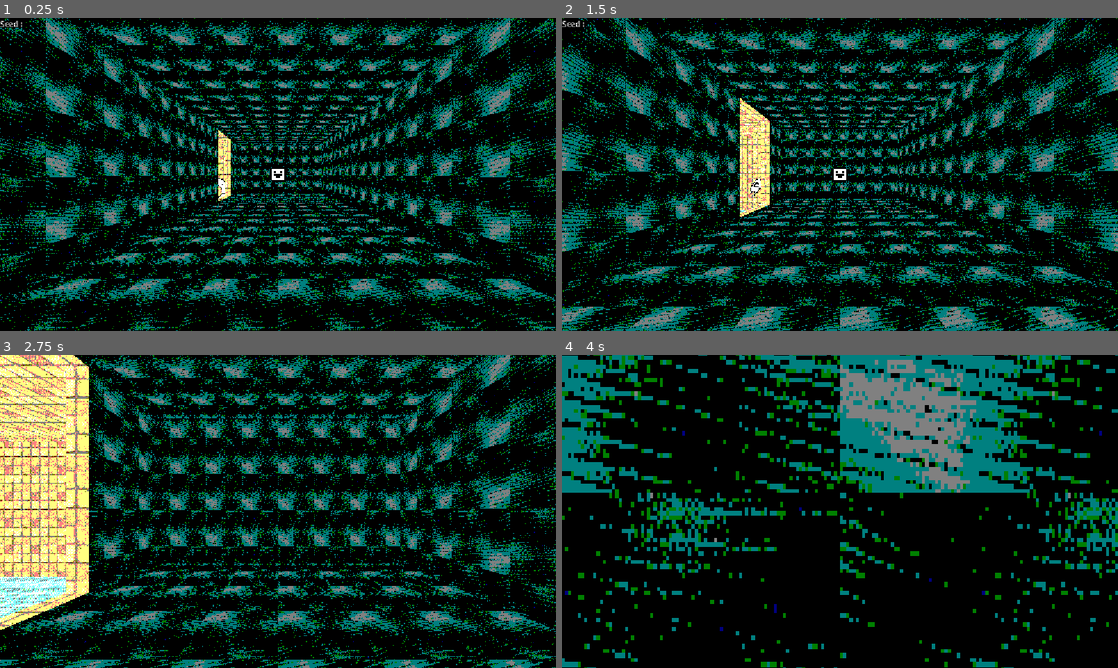
Above: before the commit, frames 1-4 (two rows, left to right).
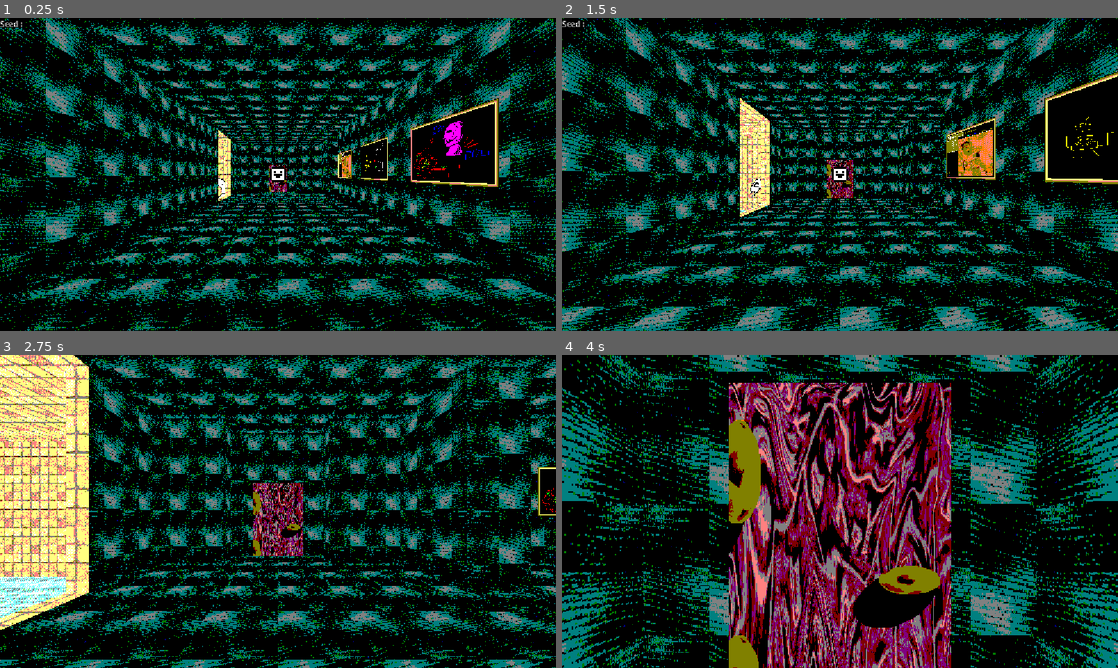
Above: after the commit, the same moments.

Repository: CrimsoneArt/REALAND-Walking-Sim
Game: Godot game, scene res://Scenes/BathHouseScene.tscn
Two runs of this game, one before a commit and one after it. Both use one fixed random seed, a clock stepped at 60 frames per second and the inputs below. This scene is started directly instead of the project's main scene.
Inputs (mouse positions are in pixels of both pictures, inside the frame that each line leads up to):
- Up to frame 1 (0.25 s): no input
- Up to frame 2 (1.5 s): tap Enter (Enter) at 0.5, 0.6 s; move the mouse to (867, 174) at 0.52 s; hold W (Up) from 0.53 s (still down); move the mouse to (812, 174) at 1.27 s; tap T (PinchCheek) at 1.35 s
- Up to frame 3 (2.75 s): keep holding W (Up); move the mouse to (289, 505) at 2.02 s; hold Tab (ShowOrHideUI) from 2.03 s (still down)
- Up to frame 4 (4 s): keep holding W (Up); move the mouse to (834, 517) at 2.77 s; release Tab (ShowOrHideUI) at 2.78 s; tap Enter (Enter) at 2.85 s; move the mouse to (878, 514) at 3.52 s; tap T (PinchCheek) at 3.6 s

The runs differ from the first frame. In frame 1, 2.8% of the frame differs, in the area x 46-90%, y 25-59%; in frame 2, 4.6%; in frame 3, 11%; in frame 4, 56%, in the area x 0-100%, y 0-100%.
Error in both runs: Attempt to call function 'load_regular_scene' in base 'null instance' on a null instance. (res://Player/Player.gd:39)

Commit message:
Added more rooms to the bath house

Diff:
--- /dev/null
+++ b/Materials/Steel2.tres
@@ -0,0 +1,8 @@
+[gd_resource type="StandardMaterial3D" format=3 uid="uid://bo7m8nb6elmrx"]
+
+[ext_resource type="Texture2D" uid="uid://ba0mu0lpr3vj0" path="res://Materials/Steel1.png" id="1_2ct3l"]
+
+[resource]
+shading_mode = 0
+albedo_texture = ExtResource("1_2ct3l")
+texture_filter = 0
--- a/Scenes/BathHouseScene.tscn
+++ b/Scenes/BathHouseScene.tscn
@@ -1,6 +1,7 @@
 [gd_scene format=3 uid="uid://nv5ka4nmaan1"]
 
 [ext_resource type="Material" uid="uid://cpk0t0a2ohu4q" path="res://Materials/Steel1.tres" id="1_lj2xx"]
+[ext_resource type="Material" uid="uid://bo7m8nb6elmrx" path="res://Materials/Steel2.tres" id="2_olkik"]
 [ext_resource type="PackedScene" uid="uid://igw0ct71j4e2" path="res://Player/Player.tscn" id="2_w4nsc"]
 [ext_resource type="Material" uid="uid://dds6phg6f6tm0" path="res://Materials/DimensionMaterials/Bricks3.tres" id="3_b74tl"]
 [ext_resource type="PackedScene" uid="uid://d1ksqf1x4ne3g" path="res://Materials/Props/Water.tscn" id="4_b74tl"]
@@ -9,7 +10,12 @@
 [ext_resource type="PackedScene" uid="uid://dnkqq7a64apra" path="res://Materials/Props/SmokingGuy.tscn" id="7_odyps"]
 [ext_resource type="Texture2D" uid="uid://b2tvr74xtaw4x" path="res://Materials/SmokingSign.png" id="8_xna5b"]
 [ext_resource type="PackedScene" uid="uid://7kk7mje4ksul" path="res://Materials/Props/ShitCum.tscn" id="9_m0gko"]
+[ext_resource type="Texture2D" uid="uid://7awha214djxu" path="res://Materials/Props/Paintings1.png" id="10_c8crs"]
 [ext_resource type="PackedScene" uid="uid://c254xj3vwsk0s" path="res://Materials/Props/StarProp.tscn" id="10_j0mrm"]
+[ext_resource type="PackedScene" uid="uid://dwqol8w28tgyb" path="res://Objects/Door/DoorObject.tscn" id="11_qe5fl"]
+[ext_resource type="Texture2D" uid="uid://dgxc0wvrxksyd" path="res://Materials/Props/Paintings2.png" id="11_uu1jy"]
+[ext_resource type="Texture2D" uid="uid://bgujast7hwk2e" path="res://Materials/Props/Paintings3.png" id="12_pybu5"]
+[ext_resource type="Script" uid="uid://cbgpvmrkx1dw3" path="res://Objects/ObjectComponents/ObjectVariablesComponent.gd" id="12_rqume"]
 
 [node name="BathHouseScene" type="Node3D" unique_id=223852037]
 
@@ -28,6 +34,159 @@
 size = Vector3(6.8339844, 4.069824, 7)
 material = ExtResource("1_lj2xx")
 
+[node name="CSGBox3D10" type="CSGBox3D" parent="CSGCombiner3D" unique_id=605350972]
+transform = Transform3D(1, 0, 0, 0, 1, 0, 0, 0, 1, -8, 1.5349121, 10.690918)
+flip_faces = true
+size = Vector3(6.8339844, 4.069824, 12)
+material = ExtResource("1_lj2xx")
+
+[node name="CSGBox3D11" type="CSGBox3D" parent="CSGCombiner3D" unique_id=971650745]
+transform = Transform3D(1, 0, 0, 0, 1, 0, 0, 0, 1, -10.981689, 1, 15.190918)
+operation = 2
+flip_faces = true
+size = Vector3(0.87060547, 3, 0.9355469)
+material = ExtResource("2_olkik")
+
+[node name="CSGBox3D12" type="CSGBox3D" parent="CSGCombiner3D" unique_id=1961337296]
+transform = Transform3D(1, 0, 0, 0, 1, 0, 0, 0, 1, -10.981689, 1, 14.190918)
+operation = 2
+flip_faces = true
+size = Vector3(0.87060547, 3, 0.9355469)
+material = ExtResource("2_olkik")
+
+[node name="CSGBox3D13" type="CSGBox3D" parent="CSGCombiner3D" unique_id=656036297]
+transform = Transform3D(1, 0, 0, 0, 1, 0, 0, 0, 1, -10.981689, 1, 13.190918)
+operation = 2
+flip_faces = true
+size = Vector3(0.87060547, 3, 0.9355469)
+material = ExtResource("2_olkik")
+
+[node name="CSGBox3D14" type="CSGBox3D" parent="CSGCombiner3D" unique_id=953211985]
+transform = Transform3D(1, 0, 0, 0, 1, 0, 0, 0, 1, -10.981689, 1, 12.190918)
+operation = 2
+flip_faces = true
+size = Vector3(0.87060547, 3, 0.9355469)
+material = ExtResource("2_olkik")
+
+[node name="CSGBox3D15" type="CSGBox3D" parent="CSGCombiner3D" unique_id=326750250]
+transform = Transform3D(1, 0, 0, 0, 1, 0, 0, 0, 1, -10.981689, 1, 11.190918)
+operation = 2
+flip_faces = true
+size = Vector3(0.87060547, 3, 0.9355469)
+material = ExtResource("2_olkik")
+
+[node name="CSGBox3D16" type="CSGBox3D" parent="CSGCombiner3D" unique_id=1314752744]
+transform = Transform3D(1, 0, 0, 0, 1, 0, 0, 0, 1, -10.981689, 1, 10.190918)
+operation = 2
+flip_faces = true
+size = Vector3(0.87060547, 3, 0.9355469)
+material = ExtResource("2_olkik")
+
+[node name="CSGBox3D17" type="CSGBox3D" parent="CSGCombiner3D" unique_id=1819425705]
+transform = Transform3D(1, 0, 0, 0, 1, 0, 0, 0, 1, -10.981689, 1, 9.190918)
+operation = 2
+flip_faces = true
+size = Vector3(0.87060547, 3, 0.9355469)
+material = ExtResource("2_olkik")
+
+[node name="CSGBox3D18" type="CSGBox3D" parent="CSGCombiner3D" unique_id=1747645598]
+transform = Transform3D(1, 0, 0, 0, 1, 0, 0, 0, 1, -10.981689, 1, 8.190918)
+operation = 2
+flip_faces = true
+size = Vector3(0.87060547, 3, 0.9355469)
+material = ExtResource("2_olkik")
+
+[node name="CSGBox3D19" type="CSGBox3D" parent="CSGCombiner3D" unique_id=28777152]
+transform = Transform3D(1, 0, 0, 0, 1, 0, 0, 0, 1, -10.981689, 1, 7.190918)
+operation = 2
+flip_faces = true
+size = Vector3(0.87060547, 3, 0.9355469)
+material = ExtResource("2_olkik")
+
+[node name="CSGBox3D20" type="CSGBox3D" parent="CSGCombiner3D" unique_id=1663372870]
+transform = Transform3D(1, 0, 0, 0, 1, 0, 0, 0, 1, -10.981689, 1, 6.190918)
+operation = 2
+flip_faces = true
+size = Vector3(0.87060547, 3, 0.9355469)
+material = ExtResource("2_olkik")
+
+[node name="CSGBox3D28" type="CSGBox3D" parent="CSGCombiner3D" unique_id=1960344140]
+transform = Transform3D(1, 0, 0, 0, 1, 0, 0, 0, 1, -7.9816895, 1, 13.190918)
+operation = 2
+flip_faces = true
+size = Vector3(0.87060547, 3, 0.9355469)
+material = ExtResource("2_olkik")
+
+[node name="CSGBox3D29" type="CSGBox3D" parent="CSGCombiner3D" unique_id=1354080737]
+transform = Transform3D(1, 0, 0, 0, 1, 0, 0, 0, 1, -7.9816895, 1, 12.190918)
+operation = 2
+flip_faces = true
+size = Vector3(0.87060547, 3, 0.9355469)
+material = ExtResource("2_olkik")
+
+[node name="CSGBox3D30" type="CSGBox3D" parent="CSGCombiner3D" unique_id=209681308]
+transform = Transform3D(1, 0, 0, 0, 1, 0, 0, 0, 1, -7.9816895, 1, 11.190918)
+operation = 2
+flip_faces = true
+size = Vector3(0.87060547, 3, 0.9355469)
+material = ExtResource("2_olkik")
+
+[node name="CSGBox3D31" type="CSGBox3D" parent="CSGCombiner3D" unique_id=617907845]
+transform = Transform3D(1, 0, 0, 0, 1, 0, 0, 0, 1, -7.9816895, 1, 10.190918)
+operation = 2
+flip_faces = true
+size = Vector3(0.87060547, 3, 0.9355469)
+material = ExtResource("2_olkik")
+
+[node name="CSGBox3D32" type="CSGBox3D" parent="CSGCombiner3D" unique_id=507172965]
+transform = Transform3D(1, 0, 0, 0, 1, 0, 0, 0, 1, -7.9816895, 1, 9.190918)
+operation = 2
+flip_faces = true
+size = Vector3(0.87060547, 3, 0.9355469)
+material = ExtResource("2_olkik")
+
+[node name="CSGBox3D33" type="CSGBox3D" parent="CSGCombiner3D" unique_id=381988434]
+transform = Transform3D(1, 0, 0, 0, 1, 0, 0, 0, 1, -7.9816895, 1, 8.190918)
+operation = 2
+flip_faces = true
+size = Vector3(0.87060547, 3, 0.9355469)
+material = ExtResource("2_olkik")
+
+[node name="CSGBox3D21" type="CSGBox3D" parent="CSGCombiner3D" unique_id=1893609806]
+transform = Transform3D(1, 0, 0, 0, 1, 0, 0, 0, 1, -4.9816895, 1, 10.190918)
+operation = 2
+flip_faces = true
+size = Vector3(0.87060547, 3, 0.9355469)
+material = ExtResource("2_olkik")
+
+[node name="CSGBox3D22" type="CSGBox3D" parent="CSGCombiner3D" unique_id=1575656664]
+transform = Transform3D(1, 0, 0, 0, 1, 0, 0, 0, 1, -4.9816895, 1, 9.190918)
+operation = 2
+flip_faces = true
+size = Vector3(0.87060547, 3, 0.9355469)
+material = ExtResource("2_olkik")
+
+[node name="CSGBox3D23" type="CSGBox3D" parent="CSGCombiner3D" unique_id=434232499]
+transform = Transform3D(1, 0, 0, 0, 1, 0, 0, 0, 1, -4.9816895, 1, 8.190918)
+operation = 2
+flip_faces = true
+size = Vector3(0.87060547, 3, 0.9355469)
+material = ExtResource("2_olkik")
+
+[node name="CSGBox3D24" type="CSGBox3D" parent="CSGCombiner3D" unique_id=1626415222]
+transform = Transform3D(1, 0, 0, 0, 1, 0, 0, 0, 1, -4.9816895, 1, 7.190918)
+operation = 2
+flip_faces = true
+size = Vector3(0.87060547, 3, 0.9355469)
+material = ExtResource("2_olkik")
+
+[node name="CSGBox3D25" type="CSGBox3D" parent="CSGCombiner3D" unique_id=1144968839]
+transform = Transform3D(1, 0, 0, 0, 1, 0, 0, 0, 1, -4.9816895, 1, 6.190918)
+operation = 2
+flip_faces = true
+size = Vector3(0.87060547, 3, 0.9355469)
+material = ExtResource("2_olkik")
+
 [node name="CSGBox3D2" type="CSGBox3D" parent="CSGCombiner3D" unique_id=1012112891]
 transform = Transform3D(1, 0, 0, 0, 1, 0, 0, 0, 1, 8.333862, 0.5698242, 0.19091797)
 flip_faces = true
@@ -42,6 +201,18 @@
 
 [node name="CSGBox3D6" type="CSGBox3D" parent="CSGCombiner3D" unique_id=688075894]
 transform = Transform3D(1, 0, 0, 0, 1, 0, 0, 0, 1, -4.0635147, 1.5270996, 0.19091797)
+flip_faces = true
+size = Vector3(2.0029297, 4.085449, 3)
+material = ExtResource("1_lj2xx")
+
+[node name="CSGBox3D9" type="CSGBox3D" parent="CSGCombiner3D" unique_id=1213419950]
+transform = Transform3D(1, 0, 0, 0, 1, 0, 0, 0, 1, -4.0635147, 1.5270996, 13.190918)
+flip_faces = true
+size = Vector3(2.0029297, 4.085449, 3)
+material = ExtResource("1_lj2xx")
+
+[node name="CSGBox3D8" type="CSGBox3D" parent="CSGCombiner3D" unique_id=86721071]
+transform = Transform3D(-4.371139e-08, 0, 1, 0, 1, 0, -1, 0, -4.371139e-08, 0, 1.527, 16.758)
 flip_faces = true
 size = Vector3(2.0029297, 4.085449, 3)
 material = ExtResource("1_lj2xx")
@@ -104,8 +275,51 @@
 texture_filter = 0
 texture = ExtResource("8_xna5b")
 
+[node name="Painting1" type="Sprite3D" parent="." unique_id=1962055783]
+transform = Transform3D(-4.371139e-08, 0, 1, 0, 1, 0, -1, 0, -4.371139e-08, -3.25, 1.5, 4)
+pixel_size = 0.005
+texture_filter = 0
+texture = ExtResource("10_c8crs")
+
+[node name="Painting2" type="Sprite3D" parent="." unique_id=1986549580]
+transform = Transform3D(-4.371139e-08, 0, 1, 0, 1, 0, -1, 0, -4.371139e-08, -3.25, 1.5, 7)
+pixel_size = 0.005
+texture_filter = 0
+texture = ExtResource("11_uu1jy")
+
+[node name="Painting4" type="Sprite3D" parent="." unique_id=258747382]
+transform = Transform3D(1, 0, 0, 0, 1, 0, 0, 0, 1, -8, 1.5, 4.75)
+pixel_size = 0.005
+texture_filter = 0
+texture = ExtResource("11_uu1jy")
+
+[node name="Painting5" type="Sprite3D" parent="." unique_id=1016740949]
+transform = Transform3D(-1, 0, -8.742278e-08, 0, 1, 0, 8.742278e-08, 0, -1, -8, 1.5, 16.5)
+pixel_size = 0.005
+texture_filter = 0
+texture = ExtResource("10_c8crs")
+
+[node name="Painting3" type="Sprite3D" parent="." unique_id=241307426]
+transform = Transform3D(-4.371139e-08, 0, 1, 0, 1, 0, -1, 0, -4.371139e-08, -3.25, 1.5, 10)
+pixel_size = 0.005
+texture_filter = 0
+texture = ExtResource("12_pybu5")
+
 [node name="ShitCum" parent="." unique_id=1925477673 instance=ExtResource("9_m0gko")]
 transform = Transform3D(0.70710677, 0, -0.70710677, 0, 1, 0, 0.70710677, 0, 0.70710677, 10.326633, -1.324444, 9.896635)
 
 [node name="StarProp" parent="." unique_id=1364720575 instance=ExtResource("10_j0mrm")]
 transform = Transform3D(-4.371139e-08, 0, 1, 0, 1, 0, -1, 0, -4.371139e-08, 11.445033, -1.5264597, 12.489588)
+
+[node name="DoorObject" parent="." unique_id=322964604 node_paths=PackedStringArray("objectVariablesComponent") instance=ExtResource("11_qe5fl")]
+transform = Transform3D(1, 0, 0, 0, 1, 0, 0, 0, 1, 0, -1, 17.696987)
+objectVariablesComponent = NodePath("ObjectVariablesComponent")
+
+[node name="ObjectVariablesComponent" type="Node" parent="DoorObject" unique_id=1047341976]
+script = ExtResource("12_rqume")
+Variables = Dictionary[String, Variant]({
+"Seed": 314159,
+"SpriteHeight": 2.88,
+"SpriteNumber": 8
+})
+metadata/_custom_type_script = "uid://cbgpvmrkx1dw3"
Binary file added: Materials/Props/Paintings.aseprite
Binary file added: Materials/Props/Paintings1.png
Not shown, added: Materials/Props/Paintings1.png.import
Binary file added: Materials/Props/Paintings2.png
Not shown, added: Materials/Props/Paintings2.png.import
Binary file added: Materials/Props/Paintings3.png
Not shown, added: Materials/Props/Paintings3.png.import
